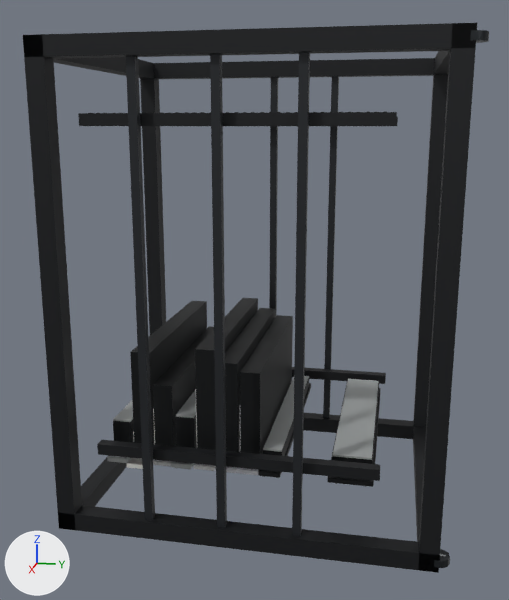
Two versions of the glTF model client/public/models/mikrotik-crs-12u.glb, one commit apart.
One viewpoint serves both versions: a camera (50 mm lens) standing at (1.477, -0.144, 0.318) and looking at (0.019, -0.435, -0.046). Lighting does not change. The marker at lower left points along +X, +Y and +Z. The picture after the commit comes second. Objects named as collision shapes, trigger or cutter boxes, shadow casters or lower levels of detail are left out. Where no turn or scale is listed for an object, it has been applied to the vertices. Vertices at exactly the same position are counted once.

Objects in the first picture: 'BLANK_CRS__cisco_grey_dark', 'CRS312_4C_8XG__steel_textured', 'CRS317_16S__steel_textured', 'CRS326_24G_2S__steel_textured', 'CRS326_24S_2Q__steel_textured', 'CRS354_48G__steel_textured', 'CRS_UPS__cisco_grey_dark', 'CRS_UPS__nexus_black_dark', 'CRS_UPS__steel_textured', 'MOUNTING_RAILS__nexus_black_dark', 'RACK_FRAME__nexus_black_dark', 'SIDE_BRACES__nexus_black' and 13 more.
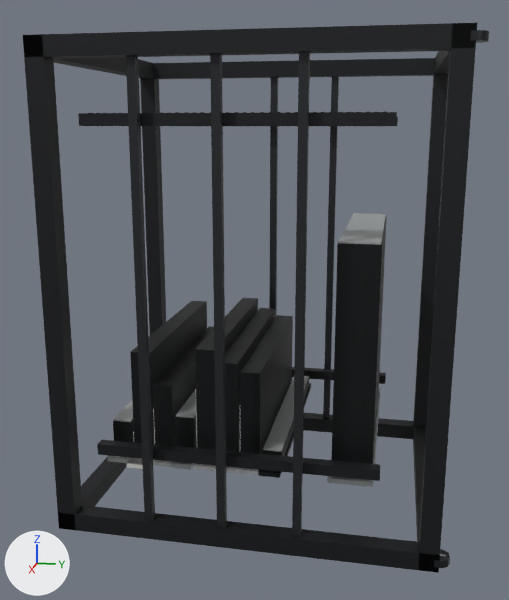
Where the newer file only moved an object's origin or applied its transform, the numbers keep the older frame.

What differs and where, as boxes (x1, y1, x2, y2) in the pictures (509 x 600 px):
'CRS_UPS__steel_textured', moved, rescaled (16% wider, 194% taller)
    before: (331, 380, 379, 464)
    after: (331, 215, 387, 464)
'CRS_UPS__cisco_grey_dark', reshaped, moved, rescaled
    before: (333, 379, 378, 460)
    after: (327, 213, 386, 487)
'CRS_UPS__nexus_black_dark', deleted
    before: (327, 388, 381, 487)
part 1 of me_crs_ups__cisco_grey_dark, added
    after: (339, 213, 386, 245)
part 2 of me_crs_ups__cisco_grey_dark, added
    after: (327, 476, 374, 487)
part 3 of me_crs_ups__cisco_grey_dark, added
    after: (373, 392, 380, 464)
part 4 of me_crs_ups__cisco_grey_dark, deleted
    before: (333, 379, 378, 460)

The edits, one by one:
me_crs_ups__cisco_grey_dark is used by ob_crs_ups__cisco_grey_dark; location (0.0, -0.202, -0.319); scale (0.216, 0.216, 0.216).
me_crs_ups__cisco_grey_dark had 16 vertices, 24 faces and spanned x -1.0..1.0, y -0.18..0.18, z -0.1..0.1.
me_crs_ups__cisco_grey_dark now has 94 vertices, 168 faces and spans x -1.0..1.0, y -0.17..0.17, z -0.92..0.92.
me_crs_ups__cisco_grey_dark part 1: a new loose piece, a box spanning x -0.861..0.861, y -0.15..0.15, z 0.888..0.916, in mat_panel_shadow (grey #a6aaaa).
me_crs_ups__cisco_grey_dark part 2: a new loose piece of 28 vertices spanning x 0.88..1.0, y -0.17..0.17, z -0.91..-0.87, in mat_panel_shadow (grey #a6aaaa).
me_crs_ups__cisco_grey_dark part 3: a new loose piece of 25 vertices spanning x -0.88..0.88, y -0.17..0.17, z -0.91..-0.87, in mat_panel_shadow (grey #a6aaaa).
me_crs_ups__cisco_grey_dark part 4: the loose piece of 8 vertices spanning x -1.0..1.0, y -0.18..0.16, z 0.07..0.1 is deleted.
Other edits to the shape of me_crs_ups__cisco_grey_dark do not show in these pictures.
me_crs_ups__steel_textured is used by ob_crs_ups__steel_textured; location (0.0, -0.204, -0.313).
me_crs_ups__steel_textured had 8 vertices, 12 faces and spanned x -0.217..0.217, y -0.039..0.039, z -0.012..0.012.
me_crs_ups__steel_textured now has 8 vertices, 12 faces and spans x -0.217..0.217, y -0.039..0.039, z -0.012..0.428.
me_crs_ups__steel_textured part 5: the whole mesh is scaled about its middle by (1, 0.999, 18.3), then moved by (0.0, 0.0, 0.208).
Object 'CRS_UPS__cisco_grey_dark' (ob_crs_ups__cisco_grey_dark) moves from (0.0, -0.202, -0.319) to (0.0, -0.204, -0.111).
Object 'CRS_UPS__cisco_grey_dark' (ob_crs_ups__cisco_grey_dark) is rescaled from (0.216, 0.216, 0.216) to (0.251, 0.251, 0.251).
Object 'CRS_UPS__nexus_black_dark' (ob_crs_ups__nexus_black_dark) is deleted.
